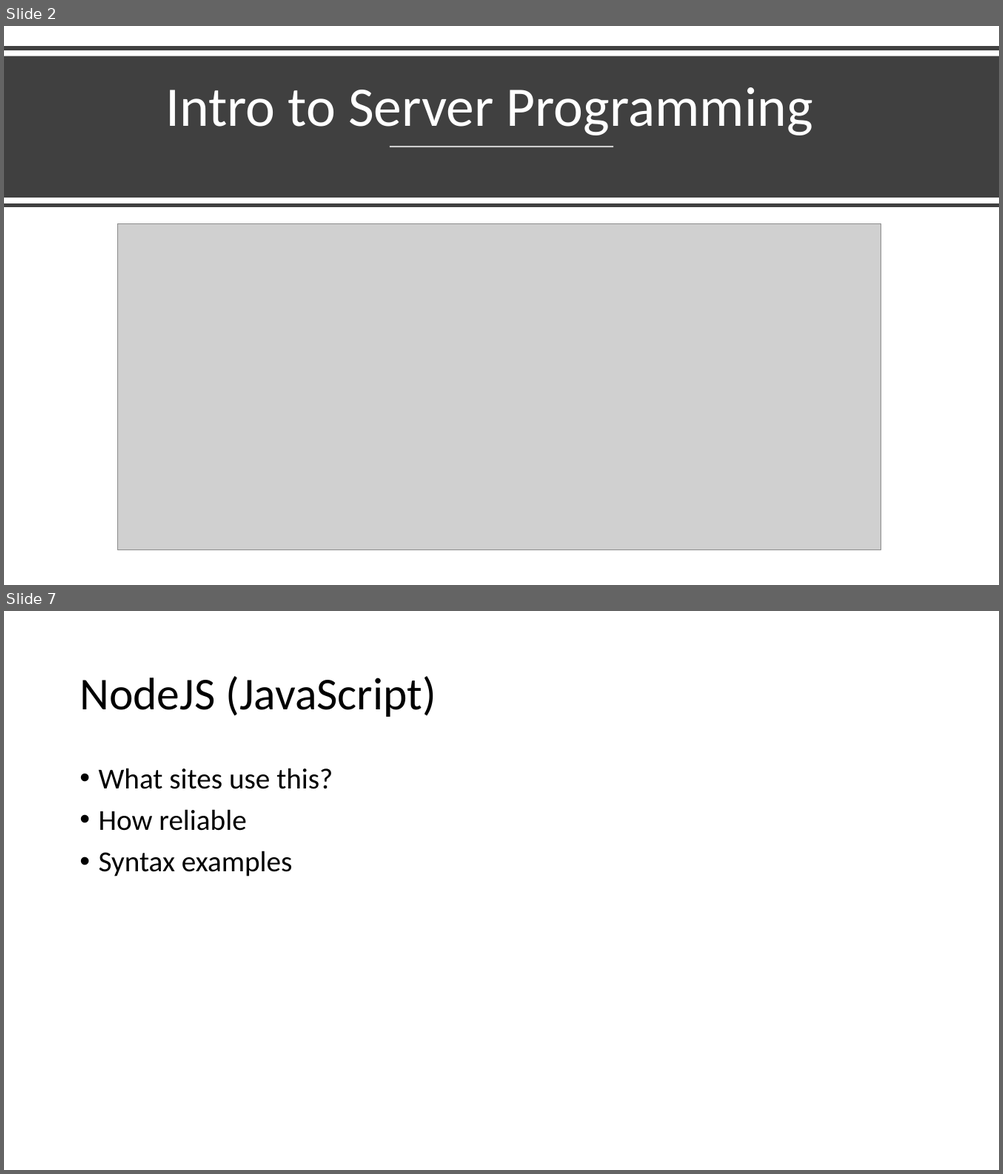
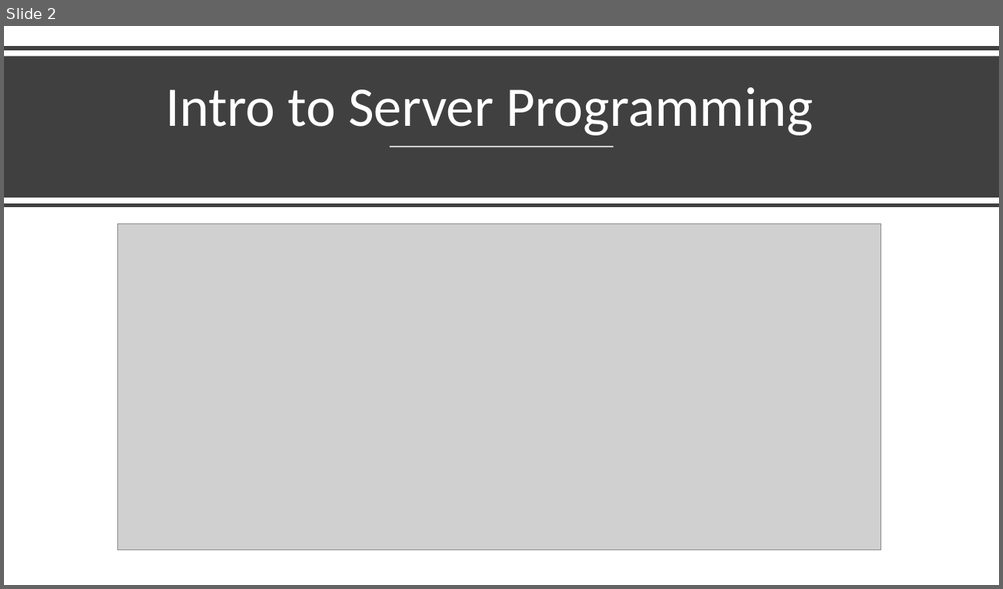
Before and after one commit to Tyler242/tyler242.github.io, a slide deck: server-side-languages.pptx. Shown one above the other, each under a label of ours: slides 2 and 7 before the commit, slide 2 after it; the slides between them are not shown. The pictures are 1003x1174 and 1003x589 pixels, drawn with LibreOffice and Linux fonts; fonts in the diff are those of the drawing; grey boxes stand for pictures. Boxes give left, top, right and bottom in pixels: in the first picture for what was removed or moved away, otherwise in the second. Text is boxed around its words. In the diff, an @@ line names an element or a change of style, - is before the commit and + after.

```diff
--- a/server-side-languages.pptx
+++ b/server-side-languages.pptx
@@ slide 7 removed at bbox=[4, 611, 999, 1170], background #FFFFFF @@
@@ title removed at bbox=[79, 676, 435, 717] @@
-NodeJS (JavaScript)
@@ text removed at bbox=[99, 768, 333, 877] @@
-• What sites use this?
-• How reliable
-• Syntax examples
```
Also in this commit, not shown: 1 slide changed, 6 slides added, 4 other slides removed.
